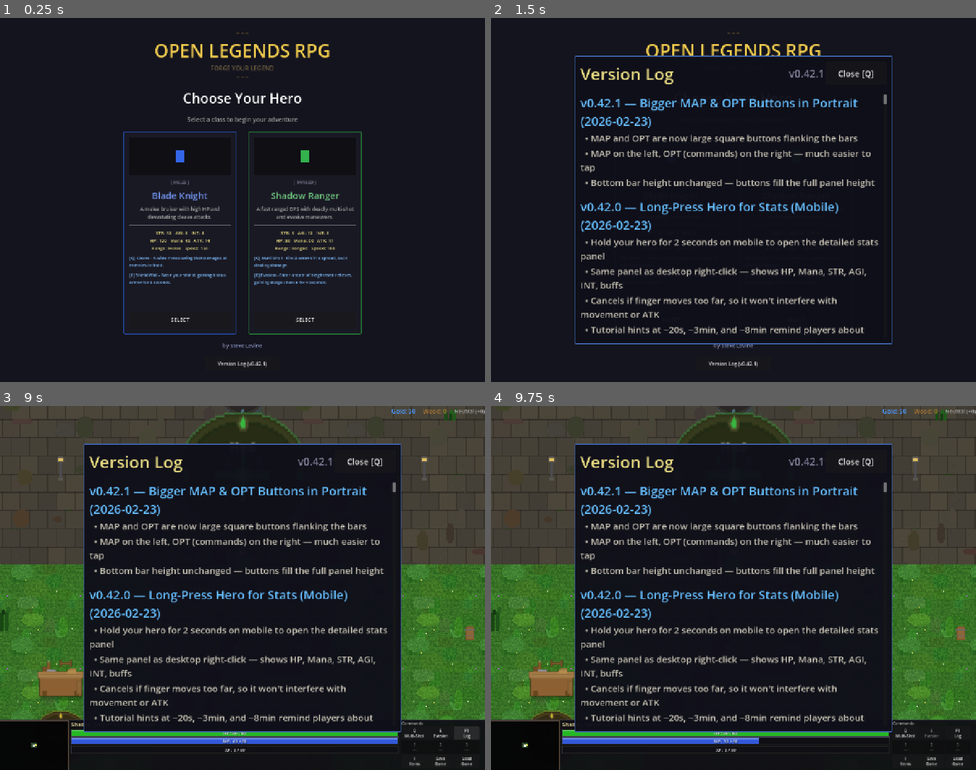
Above: before the commit, frames 1-4 (two rows, left to right).
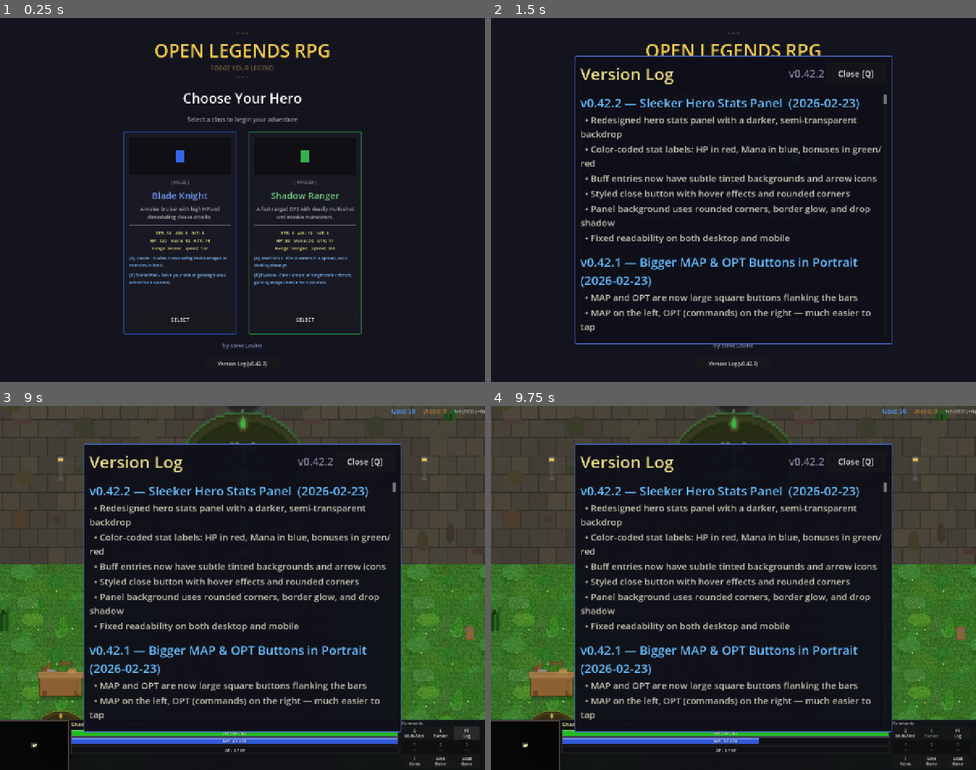
Above: after the commit, the same moments.

Repository: slxny/legends-open-rpg
Game: Godot game, scene res://scenes/main.tscn
The game is run twice, just before and just after one commit, with the same random seed, the same clock (stepped at 60 frames per second) and the same inputs.
Inputs (mouse positions are in pixels of both pictures, inside the frame that each line leads up to):
- Up to frame 1 (0.25 s): no input
- Up to frame 2 (1.5 s): click "Version Log (v0.42.1)" (after the commit: "Version Log (v0.42.2)") at 0.5 s; click "SELECT" at 1.25 s
- Up to frame 3 (9 s): click "SELECT" at 2 s; tap Enter at 2.75, 4.25, 5.75 s; move the mouse to (349, 569) at 2.77 s; hold D (move_right) 2.78-3.5 s; hold Q (ability_1) 2.78-3.5 s; click (349, 569) at 2.92 s; tap Space (attack) at 3.5, 5, 6.5 s; drag from (145, 606) to (218, 660) at 3.52 s; move the mouse to (291, 507) at 4.27 s; hold D (move_right) 4.28-5 s; hold E (ability_2) 4.28-5 s; click (291, 507) at 4.42 s; tap Q (ability_1) at 4.55 s; drag from (218, 660) to (97, 533) at 5.02 s; move the mouse to (388, 642) at 5.77 s; hold A (move_left) 5.78-6.5 s; hold Q (ability_1) 5.78-6.5 s; tap F (interact) at 5.85 s; click (388, 642) at 5.92 s; tap I (toggle_inventory) at 6.4 s; drag from (97, 533) to (169, 497) at 6.52 s; move the mouse to (266, 588) at 7.27 s; hold S (move_down) 7.28-8 s; hold Q (ability_1) 7.28-8 s; tap 2 at 7.35 s; click (266, 588) at 7.42 s; tap Escape (ui_cancel) at 7.9 s; click "Resume" at 8 s; click "F1 Log" at 8.75 s
- Up to frame 4 (9.75 s): click "E Evasion" at 9.5 s

The runs differ from the first frame. In frame 1, less than 0.1% of the frame differs, in the area x 54-55%, y 94-96%; in frame 2, 11%, in the area x 18-81%, y 14-96%; in frame 3, 10%; in frame 4, 10%.

Commit message:
Sleeker hero stats panel with semi-transparent overlay
- Added dim backdrop (45% opacity) behind panel for readability
- Custom StyleBoxFlat: dark semi-transparent bg, gold border, rounded
  corners, drop shadow
- BBCode color-coded stats: HP red, Mana blue, bonuses green/red
- Buff entries wrapped in tinted PanelContainers with arrow icons
- Styled close button with hover/pressed states
- StatsLabel changed to RichTextLabel for BBCode support
- Works on both desktop and mobile

https://claude.ai/code/session_017og7U6vscobkg1TanUuk76

Diff:
--- a/scenes/ui/changelog_dialog.gd
+++ b/scenes/ui/changelog_dialog.gd
@@ -9,9 +9,22 @@
 var _is_visible: bool = false
 var _is_mobile: bool = false
 
-const GAME_VERSION := "v0.42.1"
+const GAME_VERSION := "v0.42.2"
 
 const CHANGELOG: Array[Dictionary] = [
+	{
+		"version": "v0.42.2",
+		"title": "Sleeker Hero Stats Panel",
+		"date": "2026-02-23",
+		"entries": [
+			"Redesigned hero stats panel with a darker, semi-transparent backdrop",
+			"Color-coded stat labels: HP in red, Mana in blue, bonuses in green/red",
+			"Buff entries now have subtle tinted backgrounds and arrow icons",
+			"Styled close button with hover effects and rounded corners",
+			"Panel background uses rounded corners, border glow, and drop shadow",
+			"Fixed readability on both desktop and mobile",
+		]
+	},
 	{
 		"version": "v0.42.1",
 		"title": "Bigger MAP & OPT Buttons in Portrait",
--- a/scenes/ui/hero_stats_panel.gd
+++ b/scenes/ui/hero_stats_panel.gd
@@ -3,17 +3,36 @@
 ## Hero stats panel — right-click on your hero to view all stats and active buffs/debuffs.
 
 @onready var panel: PanelContainer = $Panel
-@onready var stats_label: Label = $Panel/MarginContainer/VBox/Scroll/ScrollContent/StatsLabel
+@onready var stats_label: RichTextLabel = $Panel/MarginContainer/VBox/Scroll/ScrollContent/StatsLabel
 @onready var buffs_container: VBoxContainer = $Panel/MarginContainer/VBox/Scroll/ScrollContent/BuffsContainer
 @onready var close_button: Button = $Panel/MarginContainer/VBox/TopBar/CloseButton
+@onready var _dim: ColorRect = $Dim
 
 var _player: Node2D = null
 var _is_visible: bool = false
 var _is_mobile: bool = false
 
+# ── Colours ──
+const COL_BG        = Color(0.06, 0.06, 0.08, 0.88)
+const COL_BORDER    = Color(0.55, 0.45, 0.2, 0.6)
+const COL_TITLE     = Color(1.0, 0.92, 0.65)
+const COL_LABEL     = Color(0.55, 0.52, 0.48)
+const COL_VALUE     = Color(0.92, 0.9, 0.85)
+const COL_BONUS_POS = Color(0.4, 1.0, 0.55)
+const COL_BONUS_NEG = Color(1.0, 0.4, 0.4)
+const COL_HP        = Color(0.85, 0.25, 0.22)
+const COL_MANA      = Color(0.3, 0.55, 1.0)
+const COL_SECTION   = Color(0.75, 0.65, 0.4)
+const COL_DIM       = Color(0.0, 0.0, 0.0, 0.45)
+const COL_CLOSE_BG  = Color(0.18, 0.16, 0.13, 0.9)
+const COL_CLOSE_BRD = Color(0.5, 0.4, 0.2, 0.5)
+const COL_CLOSE_HOV = Color(0.25, 0.22, 0.16, 0.95)
+
 func _ready() -> void:
 	panel.visible = false
+	_dim.visible = false
 	close_button.pressed.connect(close)
+	_style_panel()
 
 func setup(player: Node2D) -> void:
 	_player = player
@@ -21,6 +40,7 @@
 func toggle() -> void:
 	_is_visible = !_is_visible
 	panel.visible = _is_visible
+	_dim.visible = _is_visible
 	if _is_visible:
 		_detect_mobile()
 		_refresh()
@@ -28,30 +48,63 @@
 func open() -> void:
 	_is_visible = true
 	panel.visible = true
+	_dim.visible = true
 	_detect_mobile()
 	_refresh()
+
+func close() -> void:
+	_is_visible = false
+	panel.visible = false
+	_dim.visible = false
+
+func _style_panel() -> void:
+	# Panel background
+	var bg = StyleBoxFlat.new()
+	bg.bg_color = COL_BG
+	bg.border_color = COL_BORDER
+	bg.set_border_width_all(2)
+	bg.set_corner_radius_all(12)
+	bg.shadow_color = Color(0, 0, 0, 0.35)
+	bg.shadow_size = 8
+	panel.add_theme_stylebox_override("panel", bg)
+
+	# Close button styling
+	var cb_normal = StyleBoxFlat.new()
+	cb_normal.bg_color = COL_CLOSE_BG
+	cb_normal.border_color = COL_CLOSE_BRD
+	cb_normal.set_border_width_all(1)
+	cb_normal.set_corner_radius_all(6)
+	cb_normal.set_content_margin_all(4)
+	var cb_hover = cb_normal.duplicate()
+	cb_hover.bg_color = COL_CLOSE_HOV
+	cb_hover.border_color = Color(0.7, 0.55, 0.25, 0.7)
+	var cb_pressed = cb_normal.duplicate()
+	cb_pressed.bg_color = Color(0.12, 0.1, 0.08, 0.95)
+	close_button.add_theme_stylebox_override("normal", cb_normal)
+	close_button.add_theme_stylebox_override("hover", cb_hover)
+	close_button.add_theme_stylebox_override("pressed", cb_pressed)
+	close_button.add_theme_color_override("font_color", Color(0.8, 0.75, 0.6))
+	close_button.add_theme_color_override("font_hover_color", Color(1.0, 0.9, 0.65))
+
+	# Dim overlay
+	_dim.color = COL_DIM
 
 func _detect_mobile() -> void:
 	var vp_size = get_viewport().get_visible_rect().size
 	_is_mobile = DisplayServer.is_touchscreen_available()
 	if _is_mobile:
-		var margin = 10.0
+		var margin = 16.0
 		panel.offset_left = -vp_size.x / 2.0 + margin
 		panel.offset_right = vp_size.x / 2.0 - margin
 		panel.offset_top = -vp_size.y / 2.0 + margin
 		panel.offset_bottom = vp_size.y / 2.0 - margin
-		$Panel/MarginContainer/VBox/TopBar/Title.add_theme_font_size_override("font_size", 52)
-		close_button.add_theme_font_size_override("font_size", 38)
-		close_button.custom_minimum_size = Vector2(220, 68)
-		stats_label.add_theme_font_size_override("font_size", 36)
-		$Panel/MarginContainer/VBox/Scroll/ScrollContent/BuffsTitle.add_theme_font_size_override("font_size", 42)
-
-func close() -> void:
-	_is_visible = false
-	panel.visible = false
+		$Panel/MarginContainer/VBox/TopBar/Title.add_theme_font_size_override("font_size", 48)
+		close_button.add_theme_font_size_override("font_size", 34)
+		close_button.custom_minimum_size = Vector2(200, 64)
+		stats_label.add_theme_font_size_override("normal_font_size", 34)
+		$Panel/MarginContainer/VBox/Scroll/ScrollContent/BuffsTitle.add_theme_font_size_override("font_size", 40)
 
 func _process(_delta: float) -> void:
-	# Live-update buff timers while panel is open
 	if _is_visible and _player:
 		_refresh_buffs()
 
@@ -61,41 +114,55 @@
 	_refresh_stats()
 	_refresh_buffs()
 
+# ── Stats display ──
+
 func _refresh_stats() -> void:
 	var s = _player.stats
 	var total_atk = s.attack_damage + s.weapon_damage + s.armory_weapon_bonus + s.woodwork_attack_bonus
-	stats_label.text = """Level %d  |  %s
-
-HP: %d / %d
-Mana: %d / %d
-
-Strength:     %d%s
-Agility:      %d%s
-Intelligence: %d%s
-Armor:        %d
-Attack:       %d
-Speed:        %.0f
-Dodge:        %d%%
-XP Bonus:     +%d%%""" % [
-		s.level, _player.hero_class.replace("_", " ").capitalize(),
-		s.current_hp, s.get_total_max_hp(),
-		s.current_mana, s.get_total_max_mana(),
-		s.strength + s.bonus_strength, _bonus_text(s.bonus_strength),
-		s.agility + s.bonus_agility, _bonus_text(s.bonus_agility),
-		s.intelligence + s.bonus_intelligence, _bonus_text(s.bonus_intelligence),
-		s.get_total_armor(),
-		total_atk,
-		s.get_total_move_speed(),
-		int(s.temp_dodge * 100),
-		int(s.woodwork_xp_mult * 100),
+	var lines: Array[String] = []
+
+	# Header
+	lines.append("[color=#%s]Level %d[/color]  ·  [color=#%s]%s[/color]" % [
+		COL_VALUE.to_html(false), s.level,
+		COL_TITLE.to_html(false), _player.hero_class.replace("_", " ").capitalize(),
+	])
+	lines.append("")
+
+	# Vitals
+	lines.append(_stat_line("HP", "%d / %d" % [s.current_hp, s.get_total_max_hp()], COL_HP))
+	lines.append(_stat_line("Mana", "%d / %d" % [s.current_mana, s.get_total_max_mana()], COL_MANA))
+	lines.append("")
+
+	# Core attributes
+	lines.append(_stat_line("Strength", str(s.strength + s.bonus_strength) + _bonus_text(s.bonus_strength)))
+	lines.append(_stat_line("Agility", str(s.agility + s.bonus_agility) + _bonus_text(s.bonus_agility)))
+	lines.append(_stat_line("Intelligence", str(s.intelligence + s.bonus_intelligence) + _bonus_text(s.bonus_intelligence)))
+	lines.append("")
+
+	# Secondary stats
+	lines.append(_stat_line("Armor", str(s.get_total_armor())))
+	lines.append(_stat_line("Attack", str(total_atk)))
+	lines.append(_stat_line("Speed", "%.0f" % s.get_total_move_speed()))
+	lines.append(_stat_line("Dodge", "%d%%" % int(s.temp_dodge * 100)))
+	lines.append(_stat_line("XP Bonus", "+%d%%" % int(s.woodwork_xp_mult * 100)))
+
+	stats_label.bbcode_enabled = true
+	stats_label.text = "\n".join(lines)
+
+func _stat_line(label: String, value: String, value_color: Color = COL_VALUE) -> String:
+	return "[color=#%s]%s[/color]   [color=#%s]%s[/color]" % [
+		COL_LABEL.to_html(false), label,
+		value_color.to_html(false), value,
 	]
 
 func _bonus_text(bonus: int) -> String:
 	if bonus > 0:
-		return "  (+%d)" % bonus
+		return "  [color=#%s](+%d)[/color]" % [COL_BONUS_POS.to_html(false), bonus]
 	elif bonus < 0:
-		return "  (%d)" % bonus
+		return "  [color=#%s](%d)[/color]" % [COL_BONUS_NEG.to_html(false), bonus]
 	return ""
+
+# ── Buffs display ──
 
 func _refresh_buffs() -> void:
 	for child in buffs_container.get_children():
@@ -108,8 +175,8 @@
 	if active.size() == 0:
 		var none_label = Label.new()
 		none_label.text = "No active effects"
-		none_label.add_theme_font_size_override("font_size", 34 if _is_mobile else 12)
-		none_label.add_theme_color_override("font_color", Color(0.5, 0.5, 0.5))
+		none_label.add_theme_font_size_override("font_size", 32 if _is_mobile else 12)
+		none_label.add_theme_color_override("font_color", Color(0.4, 0.4, 0.4))
 		buffs_container.add_child(none_label)
 		return
 
@@ -117,42 +184,49 @@
 		var entry = _create_buff_entry(buff)
 		buffs_container.add_child(entry)
 
-func _create_buff_entry(buff: Dictionary) -> HBoxContainer:
+func _create_buff_entry(buff: Dictionary) -> PanelContainer:
+	var is_debuff = buff.get("is_debuff", false)
+
+	# Outer container with subtle background
+	var outer = PanelContainer.new()
+	var entry_bg = StyleBoxFlat.new()
+	entry_bg.bg_color = Color(1, 0.3, 0.2, 0.06) if is_debuff else Color(0.3, 1, 0.4, 0.06)
+	entry_bg.set_corner_radius_all(6)
+	entry_bg.set_content_margin_all(6 if not _is_mobile else 10)
+	outer.add_theme_stylebox_override("panel", entry_bg)
+
 	var hbox = HBoxContainer.new()
-	hbox.add_theme_constant_override("separation", 8)
-
-	# Icon indicator
+	hbox.add_theme_constant_override("separation", 10)
+	outer.add_child(hbox)
+
+	# Icon
 	var icon = Label.new()
-	icon.add_theme_font_size_override("font_size", 40 if _is_mobile else 14)
-	if buff.get("is_debuff", false):
-		icon.text = "[-]"
-		icon.add_theme_color_override("font_color", Color(1, 0.3, 0.3))
+	icon.add_theme_font_size_override("font_size", 38 if _is_mobile else 15)
+	if is_debuff:
+		icon.text = "▼"
+		icon.add_theme_color_override("font_color", Color(1, 0.35, 0.35))
 	else:
-		icon.text = "[+]"
-		icon.add_theme_color_override("font_color", Color(0.3, 1, 0.5))
+		icon.text = "▲"
+		icon.add_theme_color_override("font_color", Color(0.35, 1, 0.55))
 	hbox.add_child(icon)
 
 	# Buff info
 	var info = VBoxContainer.new()
 	info.size_flags_horizontal = Control.SIZE_EXPAND_FILL
 
-	# Name + stat effect
 	var name_label = Label.new()
 	var buff_name = _get_buff_display_name(buff["id"])
 	var stat_text = _get_stat_effect_text(buff["stat"], buff["amount"])
 	name_label.text = "%s  %s" % [buff_name, stat_text]
-	name_label.add_theme_font_size_override("font_size", 36 if _is_mobile else 13)
-	if buff.get("is_debuff", false):
-		name_label.add_theme_color_override("font_color", Color(1, 0.5, 0.5))
-	else:
-		name_label.add_theme_color_override("font_color", Color(0.5, 1, 0.7))
+	name_label.add_theme_font_size_override("font_size", 34 if _is_mobile else 13)
+	name_label.add_theme_color_override("font_color", Color(1, 0.55, 0.5) if is_debuff else Color(0.5, 1, 0.7))
 	info.add_child(name_label)
 
-	# Description
 	var desc_label = Label.new()
 	desc_label.text = _get_buff_description(buff["id"])
-	desc_label.add_theme_font_size_override("font_size", 32 if _is_mobile else 11)
-	desc_label.add_theme_color_override("font_color", Color(0.6, 0.58, 0.55))
+	desc_label.add_theme_font_size_override("font_size", 30 if _is_mobile else 11)
+	desc_label.add_theme_color_override("font_color", Color(0.5, 0.48, 0.45))
+	desc_label.autowrap_mode = TextServer.AUTOWRAP_WORD_SMART
 	info.add_child(desc_label)
 
 	hbox.add_child(info)
@@ -162,13 +236,13 @@
 	var mins = int(buff["time_left"]) / 60
 	var secs = int(buff["time_left"]) % 60
 	timer_label.text = "%d:%02d" % [mins, secs]
-	timer_label.add_theme_font_size_override("font_size", 40 if _is_mobile else 14)
-	timer_label.add_theme_color_override("font_color", Color(0.8, 0.8, 0.7))
+	timer_label.add_theme_font_size_override("font_size", 38 if _is_mobile else 14)
+	timer_label.add_theme_color_override("font_color", Color(0.7, 0.68, 0.6))
 	timer_label.horizontal_alignment = HORIZONTAL_ALIGNMENT_RIGHT
-	timer_label.custom_minimum_size = Vector2(140, 0) if _is_mobile else Vector2(50, 0)
+	timer_label.custom_minimum_size = Vector2(130, 0) if _is_mobile else Vector2(48, 0)
 	hbox.add_child(timer_label)
 
-	return hbox
+	return outer
 
 func _get_stat_effect_text(stat: String, amount) -> String:
 	var sign = "+" if float(amount) > 0 else ""
--- a/scenes/ui/hero_stats_panel.tscn
+++ b/scenes/ui/hero_stats_panel.tscn
@@ -6,29 +6,36 @@
 layer = 22
 script = ExtResource("1_hero_stats")
 
+[node name="Dim" type="ColorRect" parent="."]
+anchors_preset = 15
+anchor_right = 1.0
+anchor_bottom = 1.0
+color = Color(0, 0, 0, 0.45)
+mouse_filter = 1
+
 [node name="Panel" type="PanelContainer" parent="."]
 anchors_preset = 8
 anchor_left = 0.5
 anchor_top = 0.5
 anchor_right = 0.5
 anchor_bottom = 0.5
-offset_left = -220.0
-offset_top = -250.0
-offset_right = 220.0
-offset_bottom = 250.0
+offset_left = -240.0
+offset_top = -260.0
+offset_right = 240.0
+offset_bottom = 260.0
 grow_horizontal = 2
 grow_vertical = 2
 
 [node name="MarginContainer" type="MarginContainer" parent="Panel"]
 layout_mode = 2
-theme_override_constants/margin_left = 14
-theme_override_constants/margin_top = 14
-theme_override_constants/margin_right = 14
-theme_override_constants/margin_bottom = 14
+theme_override_constants/margin_left = 18
+theme_override_constants/margin_top = 16
+theme_override_constants/margin_right = 18
+theme_override_constants/margin_bottom = 16
 
 [node name="VBox" type="VBoxContainer" parent="Panel/MarginContainer"]
 layout_mode = 2
-theme_override_constants/separation = 8
+theme_override_constants/separation = 10
 
 [node name="TopBar" type="HBoxContainer" parent="Panel/MarginContainer/VBox"]
 layout_mode = 2
@@ -36,8 +43,8 @@
 [node name="Title" type="Label" parent="Panel/MarginContainer/VBox/TopBar"]
 layout_mode = 2
 text = "Hero Stats"
-theme_override_font_sizes/font_size = 18
-theme_override_colors/font_color = Color(0.9, 0.85, 0.6, 1)
+theme_override_font_sizes/font_size = 20
+theme_override_colors/font_color = Color(1.0, 0.92, 0.65, 1)
 
 [node name="Spacer" type="Control" parent="Panel/MarginContainer/VBox/TopBar"]
 layout_mode = 2
@@ -57,22 +64,26 @@
 layout_mode = 2
 size_flags_horizontal = 3
 size_flags_vertical = 3
-theme_override_constants/separation = 8
+theme_override_constants/separation = 10
 
-[node name="StatsLabel" type="Label" parent="Panel/MarginContainer/VBox/Scroll/ScrollContent"]
+[node name="StatsLabel" type="RichTextLabel" parent="Panel/MarginContainer/VBox/Scroll/ScrollContent"]
 layout_mode = 2
+fit_content = true
+bbcode_enabled = true
 text = "Level 1"
-theme_override_font_sizes/font_size = 13
+theme_override_font_sizes/normal_font_size = 14
+scroll_active = false
 
 [node name="Sep" type="HSeparator" parent="Panel/MarginContainer/VBox/Scroll/ScrollContent"]
 layout_mode = 2
-theme_override_constants/separation = 4
+theme_override_constants/separation = 6
+theme_override_colors/separator = Color(0.4, 0.35, 0.2, 0.4)
 
 [node name="BuffsTitle" type="Label" parent="Panel/MarginContainer/VBox/Scroll/ScrollContent"]
 layout_mode = 2
 text = "Active Effects"
-theme_override_font_sizes/font_size = 15
-theme_override_colors/font_color = Color(0.8, 0.75, 0.55, 1)
+theme_override_font_sizes/font_size = 16
+theme_override_colors/font_color = Color(0.75, 0.65, 0.4, 1)
 
 [node name="BuffsContainer" type="VBoxContainer" parent="Panel/MarginContainer/VBox/Scroll/ScrollContent"]
 layout_mode = 2
